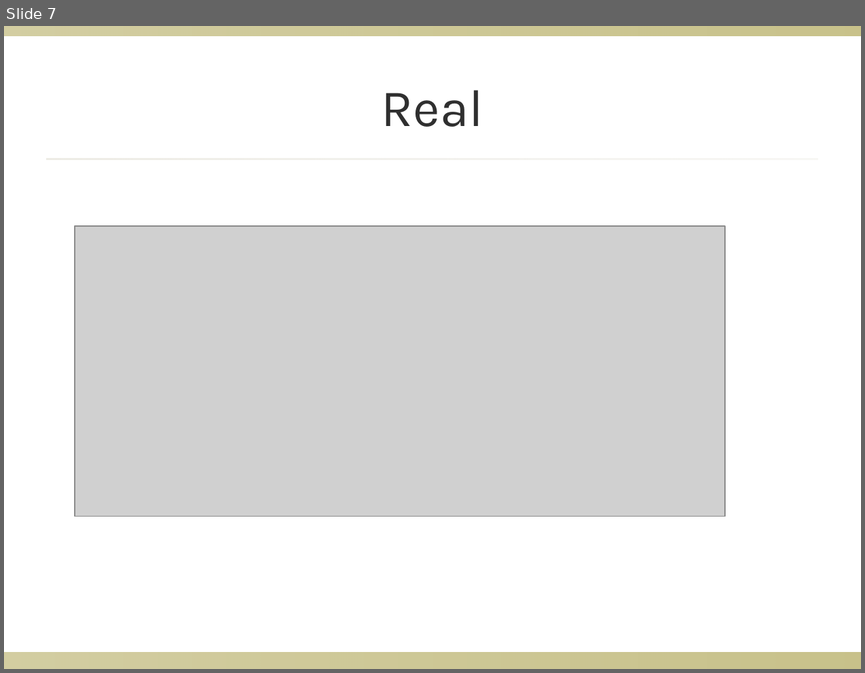
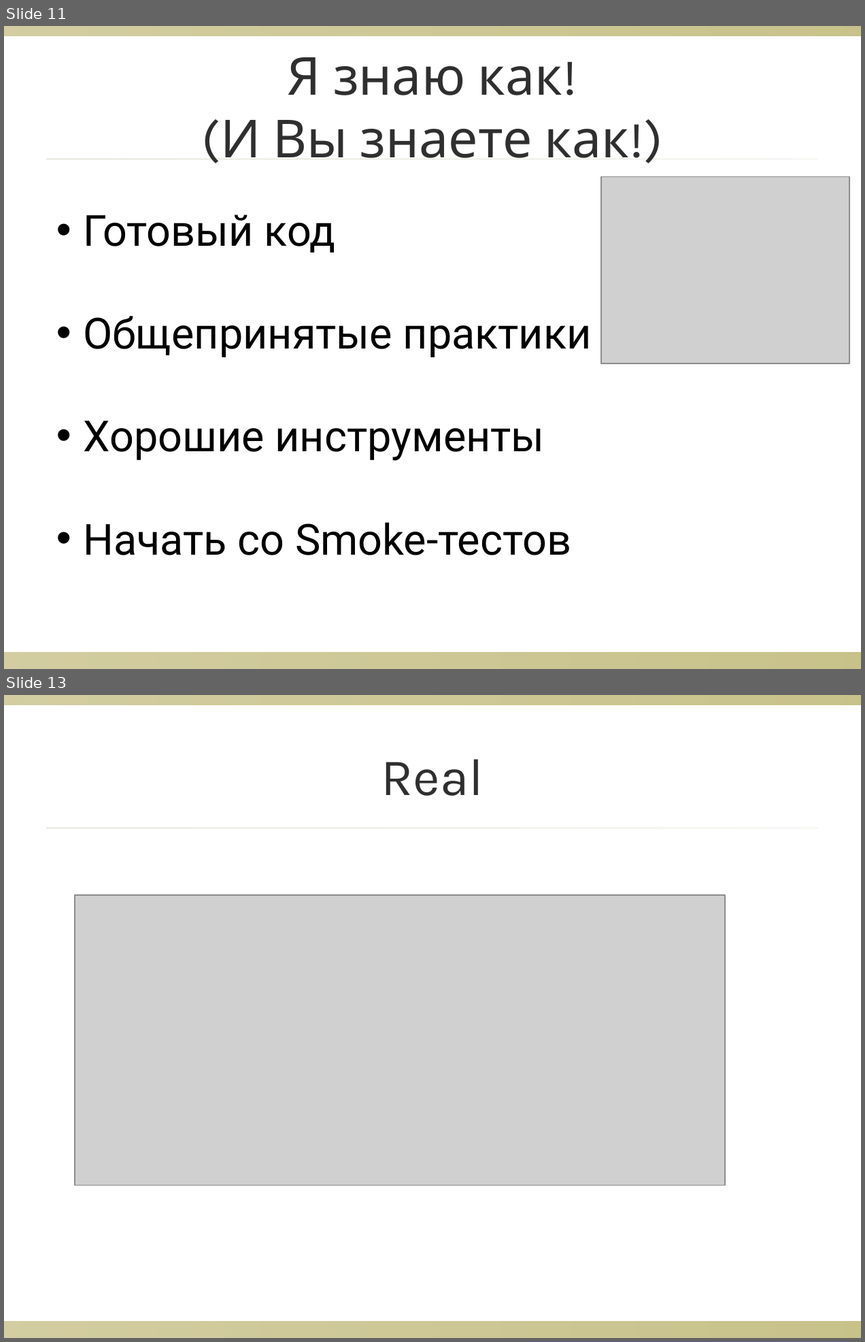
Before and after one commit to bluestarsoft777/p-secamp-2014, a slide deck: presentation/swd-page-recorder.ppt. Shown one above the other, each under a label of ours: slide 7 before the commit, slides 11 and 13 after it; the slides between them are not shown. The pictures are 865x673 and 865x1342 pixels, drawn with LibreOffice and Linux fonts; fonts in the diff are those of the drawing; grey boxes stand for pictures; background and template pictures are left out. Boxes give left, top, right and bottom in pixels: in the first picture for what was removed or moved away, otherwise in the second. Text is boxed around its words. In the diff, an @@ line names an element or a change of style, - is before the commit and + after.

```diff
--- a/presentation/swd-page-recorder.ppt
+++ b/presentation/swd-page-recorder.ppt
@@ slide 11 added at (4, 26, 861, 669), background picture (left out); not listed: 3 template elements that a slide beside it also shows @@
@@ title added at (220, 57, 630, 158), 44 pt, text #2F2F2F @@
+Я знаю как!
+(И Вы знаете как!)
@@ picture added at (601, 177, 850, 363) @@
@@ text added at (83, 214, 592, 555), 36 pt, text #000000 @@
+• Готовый код
+• Общепринятые практики
+• Хорошие инструменты
+• Начать со Smoke-тестов
@@ what was slide 7 is now slide 13 @@
```
Also in this commit, not shown: 5 other slides added, 3 other files.
